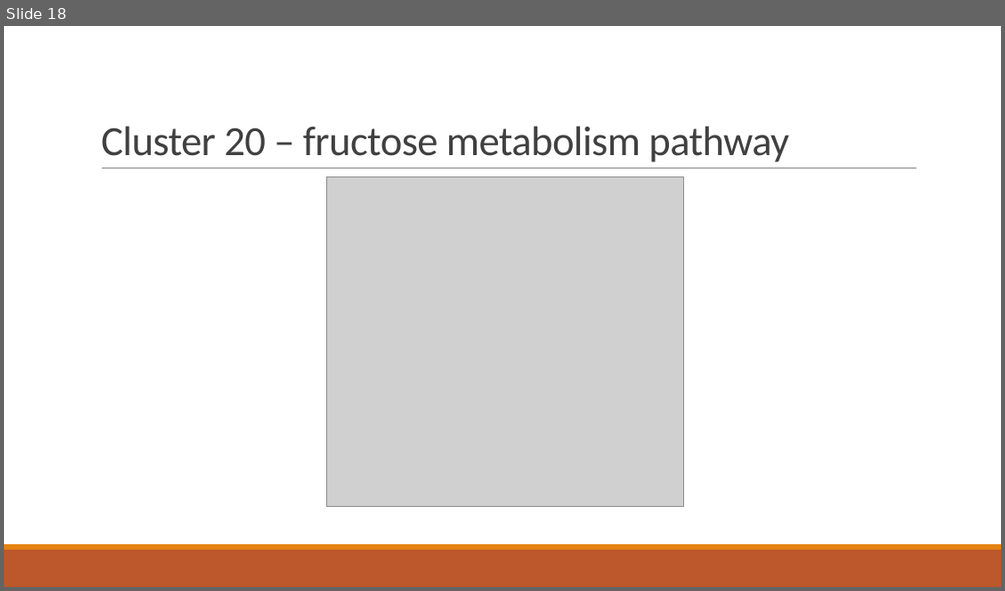
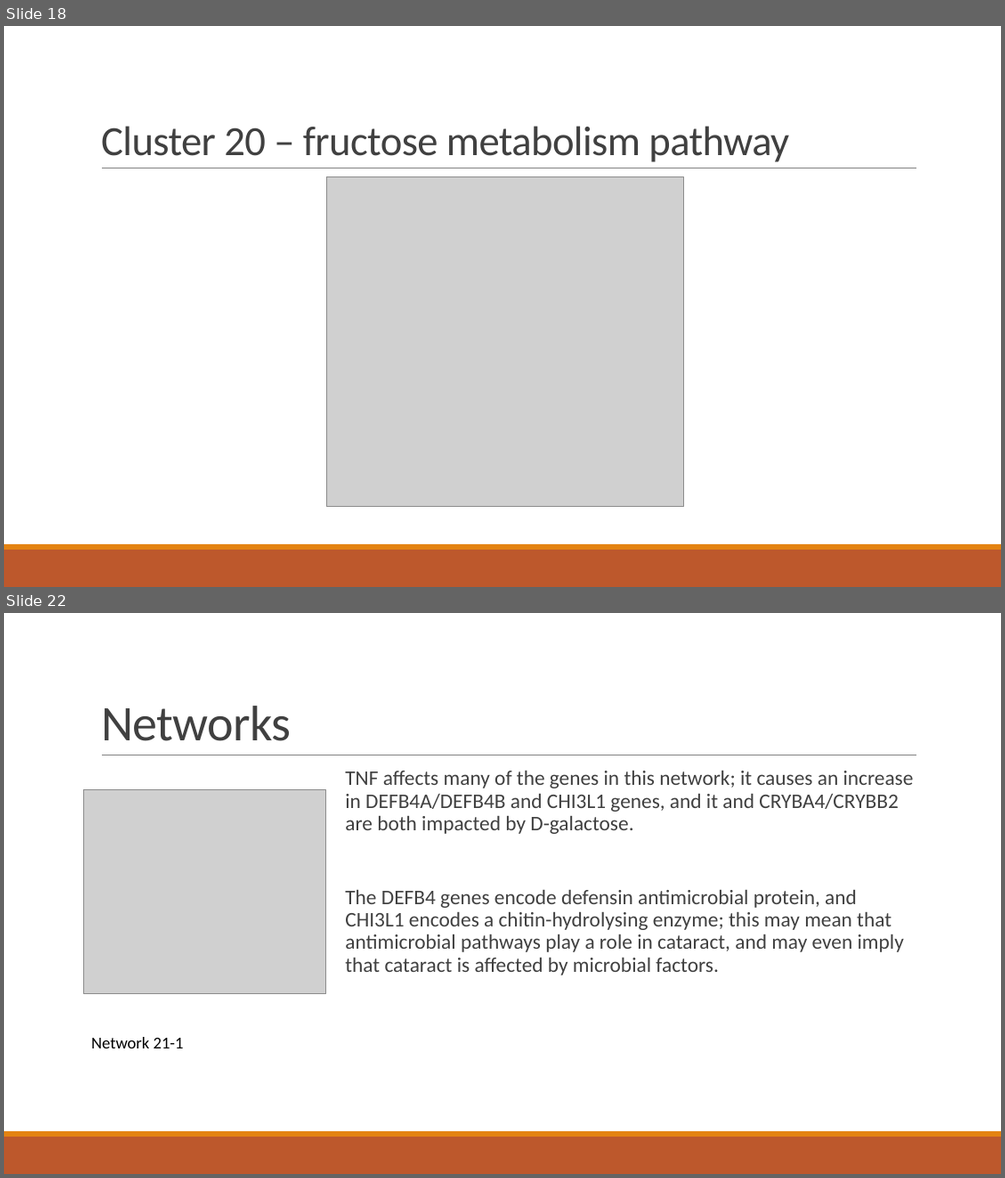
Before and after one commit to dyaom/REHS-2019, a slide deck: Cataract.pptx. Shown one above the other, each under a label of ours: slide 18 before the commit, slides 18 and 22 after it; the slides between them are not shown. The pictures are 1005x591 and 1005x1178 pixels, drawn with LibreOffice and Linux fonts; fonts in the diff are those of the drawing; grey boxes stand for pictures. Boxes give left, top, right and bottom in pixels: in the first picture for what was removed or moved away, otherwise in the second. Text is boxed around its words. In the diff, an @@ line names an element or a change of style, - is before the commit and + after.

```diff
--- a/Cataract.pptx
+++ b/Cataract.pptx
@@ slide 22 added at [4, 613, 1001, 1174], background #FFFFFF; not listed: 3 template elements that a slide beside it also shows @@
@@ title added at [101, 706, 291, 741], 48 pt, text #404040 @@
+Networks
@@ text added at [345, 771, 914, 975], 20 pt, text #404040 @@
+  TNF affects many of the genes in this network; it causes an increase in DEFB4A/DEFB4B and CHI3L1 genes, and it and CRYBA4/CRYBB2 are both impacted by D-galactose.
+  The DEFB4 genes encode defensin antimicrobial protein, and CHI3L1 encodes a chitin-hydrolysing enzyme; this may mean that antimicrobial pathways play a role in cataract, and may even imply that cataract is affected by microbial factors.
@@ picture added at [84, 790, 325, 994] @@
@@ text added at [91, 1037, 184, 1048], 16 pt, text #000000 @@
+Network 21-1
```
Also in this commit, not shown: 7 slides changed, 2 other slides added, 1 slide removed, 2 other files.
